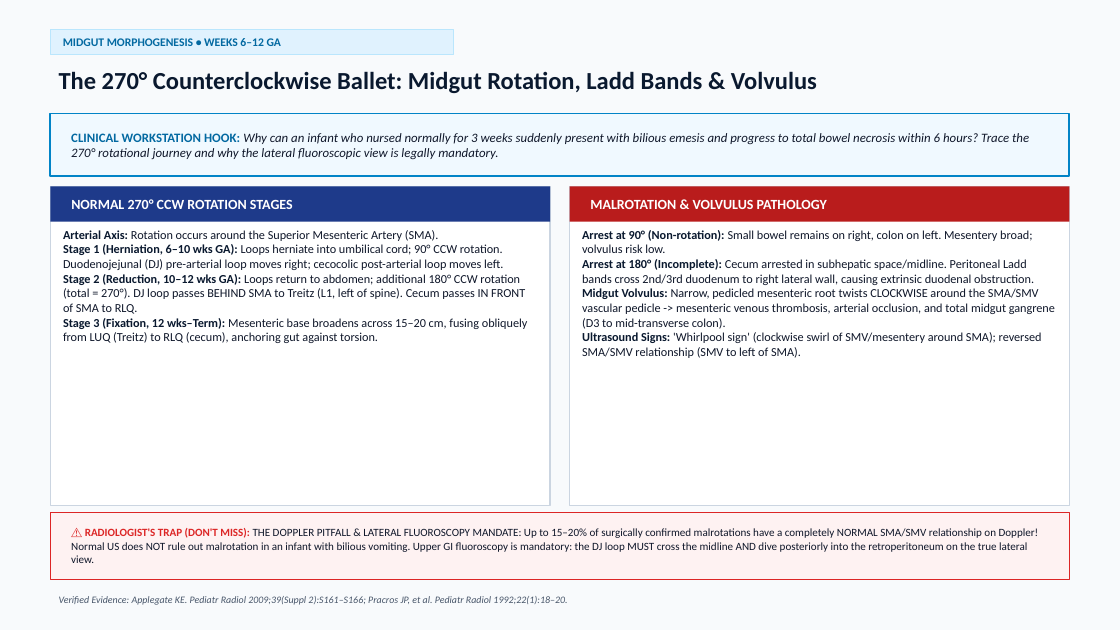
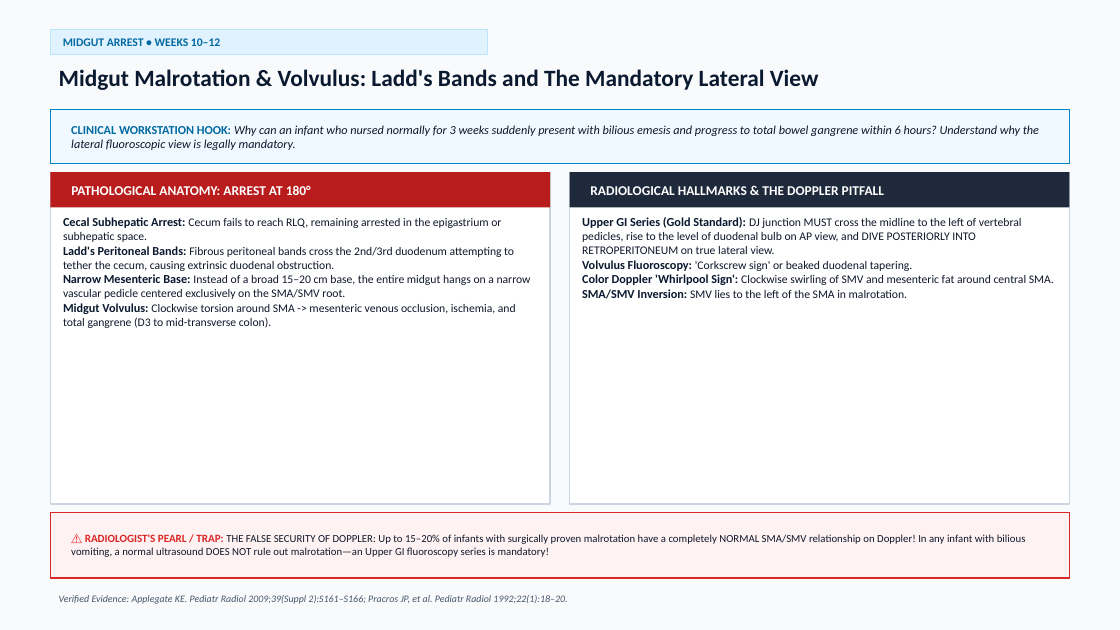
Before and after one commit to medicoforever/embryology-radiology-masterclass, a slide deck: slide 12 of Embryology_GIT_GU_Radiology_Masterclass.pptx (slide 5 before the commit). Drawn at 1120x630 pixels with LibreOffice and Linux fonts; fonts in the diff are those of the drawing. Boxes give left, top, right and bottom in pixels: in the first picture for what was removed or moved away, otherwise in the second. Text is boxed around its words. In the diff, an @@ line names an element or a change of style, - is before the commit and + after.

```diff
--- a/Embryology_GIT_GU_Radiology_Masterclass.pptx
+++ b/Embryology_GIT_GU_Radiology_Masterclass.pptx
@@ rectangle resized from (x1=50, y1=29, x2=454, y2=55) to (x1=50, y1=29, x2=487, y2=55) @@
@@ text at (x1=63, y1=38, x2=220, y2=46): text changed @@
-MIDGUT MORPHOGENESIS • WEEKS 6–12 GA
+MIDGUT ARREST • WEEKS 10–12
@@ text at (x1=59, y1=69, x2=819, y2=90): text changed; size 21 to 20 pt @@
-The 270° Counterclockwise Ballet: Midgut Rotation, Ladd Bands & Volvulus
+Midgut Malrotation & Volvulus: Ladd's Bands and The Mandatory Lateral View
@@ rectangle resized from (x1=50, y1=113, x2=1070, y2=176) to (x1=50, y1=109, x2=1070, y2=164) @@
@@ rectangle at (x1=50, y1=109, x2=1070, y2=164): outline #0284C7 1.5 pt to #0284C7 1.2 pt @@
@@ text at (x1=71, y1=125, x2=1039, y2=150): text changed; size 11 to 10.5 pt @@
-CLINICAL WORKSTATION HOOK: Why can an infant who nursed normally for 3 weeks suddenly present with bilious emesis and progress to total bowel necrosis within 6 hours? Trace the 270° rotational journey and why the lateral fluoroscopic view is legally mandatory.
+CLINICAL WORKSTATION HOOK: Why can an infant who nursed normally for 3 weeks suddenly present with bilious emesis and progress to total bowel gangrene within 6 hours? Understand why the lateral fluoroscopic view is legally mandatory.
@@ rectangle resized from (x1=50, y1=187, x2=550, y2=506) to (x1=50, y1=172, x2=550, y2=504) @@
@@ rectangle moved from (x1=50, y1=187, x2=550, y2=222) to (x1=50, y1=172, x2=550, y2=208) @@
@@ rectangle at (x1=50, y1=172, x2=550, y2=208): fill #1E3A8A to #B91C1C @@
@@ rectangle resized from (x1=570, y1=187, x2=1070, y2=506) to (x1=570, y1=172, x2=1070, y2=504) @@
@@ rectangle moved from (x1=570, y1=187, x2=1070, y2=222) to (x1=570, y1=172, x2=1070, y2=208) @@
@@ rectangle at (x1=570, y1=172, x2=1070, y2=208): fill #B91C1C to #1E293B @@
@@ text removed at (x1=71, y1=199, x2=293, y2=209) @@
-NORMAL 270° CCW ROTATION STAGES
@@ text added at (x1=71, y1=185, x2=311, y2=195), 11.5 pt, text #FFFFFF, bold @@
+PATHOLOGICAL ANATOMY: ARREST AT 180°
@@ text removed at (x1=590, y1=200, x2=827, y2=209) @@
-MALROTATION & VOLVULUS PATHOLOGY
@@ text added at (x1=590, y1=186, x2=884, y2=195), 11.5 pt, text #FFFFFF, bold @@
+RADIOLOGICAL HALLMARKS & THE DOPPLER PITFALL
@@ text at (x1=63, y1=217, x2=531, y2=328): text changed; size 10.5 to 10 pt @@
-Arterial Axis: Rotation occurs around the Superior Mesenteric Artery (SMA).
-Stage 1 (Herniation, 6–10 wks GA): Loops herniate into umbilical cord; 90° CCW rotation. Duodenojejunal (DJ) pre-arterial loop moves right; cecocolic post-arterial loop moves left.
-Stage 2 (Reduction, 10–12 wks GA): Loops return to abdomen; additional 180° CCW rotation (total = 270°). DJ loop passes BEHIND SMA to Treitz (L1, left of spine). Cecum passes IN FRONT of SMA to RLQ.
-Stage 3 (Fixation, 12 wks–Term): Mesenteric base broadens across 15–20 cm, fusing obliquely from LUQ (Treitz) to RLQ (cecum), anchoring gut against torsion.
+Cecal Subhepatic Arrest: Cecum fails to reach RLQ, remaining arrested in the epigastrium or subhepatic space.
+Ladd's Peritoneal Bands: Fibrous peritoneal bands cross the 2nd/3rd duodenum attempting to tether the cecum, causing extrinsic duodenal obstruction.
+Narrow Mesenteric Base: Instead of a broad 15–20 cm base, the entire midgut hangs on a narrow vascular pedicle centered exclusively on the SMA/SMV root.
+Midgut Volvulus: Clockwise torsion around SMA -> mesenteric venous occlusion, ischemia, and total gangrene (D3 to mid-transverse colon).
@@ text at (x1=582, y1=217, x2=1054, y2=299): text changed; size 10.5 to 10 pt @@
-Arrest at 90° (Non-rotation): Small bowel remains on right, colon on left. Mesentery broad; volvulus risk low.
-Arrest at 180° (Incomplete): Cecum arrested in subhepatic space/midline. Peritoneal Ladd bands cross 2nd/3rd duodenum to right lateral wall, causing extrinsic duodenal obstruction.
-Midgut Volvulus: Narrow, pedicled mesenteric root twists CLOCKWISE around the SMA/SMV vascular pedicle -> mesenteric venous thrombosis, arterial occlusion, and total midgut gangrene (D3 to mid-transverse colon).
-Ultrasound Signs: 'Whirlpool sign' (clockwise swirl of SMV/mesentery around SMA); reversed SMA/SMV relationship (SMV to left of SMA).
+Upper GI Series (Gold Standard): DJ junction MUST cross the midline to the left of vertebral pedicles, rise to the level of duodenal bulb on AP view, and DIVE POSTERIORLY INTO RETROPERITONEUM on true lateral view.
+Volvulus Fluoroscopy: 'Corkscrew sign' or beaked duodenal tapering.
+Color Doppler 'Whirlpool Sign': Clockwise swirling of SMV and mesenteric fat around central SMA.
+SMA/SMV Inversion: SMV lies to the left of the SMA in malrotation.
@@ text at (x1=71, y1=534, x2=1026, y2=557): text changed; size 9.5 to 9.2 pt @@
-⚠️ RADIOLOGIST'S TRAP (DON'T MISS): THE DOPPLER PITFALL & LATERAL FLUOROSCOPY MANDATE: Up to 15–20% of surgically confirmed malrotations have a completely NORMAL SMA/SMV relationship on Doppler! Normal US does NOT rule out malrotation in an infant with bilious vomiting. Upper GI fluoroscopy is mandatory: the DJ loop MUST cross the midline AND dive posteriorly into the retroperitoneum on the true lateral view.
+⚠️ RADIOLOGIST'S PEARL / TRAP: THE FALSE SECURITY OF DOPPLER: Up to 15–20% of infants with surgically proven malrotation have a completely NORMAL SMA/SMV relationship on Doppler! In any infant with bilious vomiting, a normal ultrasound DOES NOT rule out malrotation—an Upper GI fluoroscopy series is mandatory!
```
Also in this commit, not shown: 15 other slides changed, 14 slides added, 4 slides removed.
